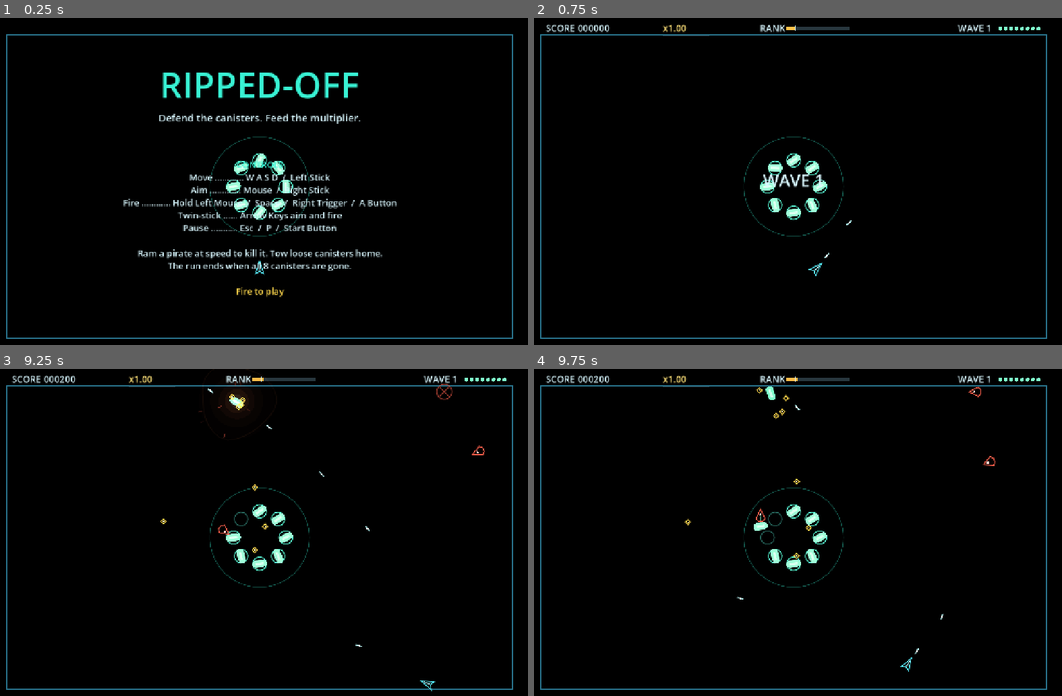
Above: before the commit, frames 1-4 (two rows, left to right).
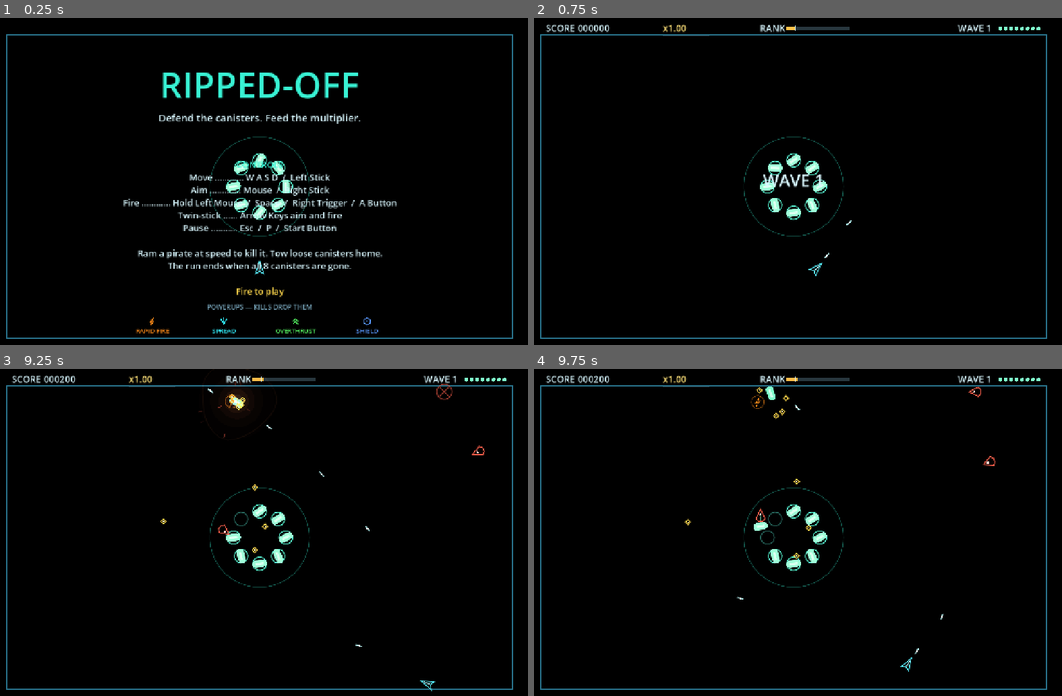
Above: after the commit, the same moments.

Repository: SibioJak/ripped-off
Game: Godot game, scene res://scenes/main.tscn
Same seed, same stepped clock (60 frames per second), same inputs: the game is played once before the commit and once after it. Sound files missing from this copy of the repository are replaced by a short silence.
Inputs (mouse positions are in pixels of both pictures, inside the frame that each line leads up to):
- Up to frame 1 (0.25 s): no input
- Up to frame 2 (0.75 s): tap Enter at 0.5 s; move the mouse to (914, 168) at 0.52 s; press the mouse at (914, 168) at 0.53 s; hold D (move_right) from 0.53 s (still down)
- Up to frame 3 (9.25 s): tap Space at 1.25 s; move the mouse to (153, 555) at 1.27 s; release D (move_right) at 1.28 s; release the mouse at (153, 555) at 1.28 s; hold S (move_down) 1.28-2.03 s; tap Down (aim_down) at 1.35, 5.85 s; click (153, 555) at 1.55 s; move the mouse to (311, 463) at 2.02 s; press the mouse at (311, 463) at 2.03 s; hold D (move_right) 2.03-2.78 s; tap Left (aim_left) at 2.1, 6.6 s; move the mouse to (232, 604) at 2.77 s; release the mouse at (232, 604) at 2.78 s; hold W (move_up) 2.78-3.53 s; tap Right (aim_right) at 2.85, 7.35 s; click (232, 604) at 3.05 s; move the mouse to (422, 588) at 3.52 s; press the mouse at (422, 588) at 3.53 s; hold A (move_left) 3.53-5.03 s; tap Up (aim_up) at 3.6, 8.1 s; move the mouse to (100, 486) at 4.27 s; release the mouse at (100, 486) at 4.28 s; click (100, 486) at 4.35 s; move the mouse to (285, 539) at 5.02 s; press the mouse at (285, 539) at 5.03 s; hold S (move_down) 5.03-5.78 s; move the mouse to (179, 454) at 5.77 s; release the mouse at (179, 454) at 5.78 s; hold D (move_right) 5.78-6.53 s; click (179, 454) at 6.05 s; move the mouse to (380, 519) at 6.52 s; press the mouse at (380, 519) at 6.53 s; hold W (move_up) 6.53-7.28 s; move the mouse to (153, 555) at 7.27 s; release the mouse at (153, 555) at 7.28 s; hold D (move_right) 7.28-8.03 s; click (153, 555) at 7.55 s; move the mouse to (311, 463) at 8.02 s; press the mouse at (311, 463) at 8.03 s; hold S (move_down) 8.03-8.78 s; move the mouse to (232, 604) at 8.77 s; release the mouse at (232, 604) at 8.78 s; hold A (move_left) from 8.78 s (still down); click (232, 604) at 8.85 s
- Up to frame 4 (9.75 s): move the mouse to (956, 588) at 9.52 s; release A (move_left) at 9.53 s; press the mouse at (956, 588) at 9.53 s; hold W (move_up) from 9.53 s (still down)

The runs differ from the first frame. In frame 1, 0.5% of the frame differs, in the area x 25-72%, y 87-97%; in frame 2, nothing differs; in frame 3, less than 0.1%; in frame 4, less than 0.1%.

Commit message:
M5 temp powerups: four timed drops, one active, shield absorb
Kills drop a pickup (12%, max one uncollected on the field);
boss death always drops one. Rapid halves the fire interval,
Spread fans one shot into three, Overthrust raises the speed
cap x1.35, Shield eats one lethal hit with no death costs.
One shared glyph implementation (PowerupDefs.draw_glyph) feeds
the field pickup, the HUD chip and the title legend; drops roll
on a dedicated per-run-seeded RNG. Death clears the powerup.

Diff:
--- a/scripts/hud.gd
+++ b/scripts/hud.gd
@@ -23,6 +23,10 @@
 var boss_bar_label: String = ""
 var boss_bar_frac: float = 1.0 # hull fraction remaining, 0..1
 var boss_bar_close_bonus: bool = false # player inside the proximity band
+var powerup_id: String = "" # active powerup ("" = none): HUD chip
+var powerup_name: String = ""
+var powerup_color: Color = Color.WHITE
+var powerup_frac: float = 0.0 # remaining timer fraction, 0..1
 
 const MODE_TITLE: int = 0
 const MODE_RUNNING: int = 1
@@ -78,6 +82,19 @@
 		Tuning.COLOR_STEAL_FLASH.lerp(Tuning.COLOR_SHARD, 1.0 - rank))
 	var floor_x: float = rx + 62.0 + rank_w * clampf(rank_floor, 0.0, 1.0)
 	draw_rect(Rect2(floor_x - 1.0, 17.0, 2.0, 14.0), Tuning.COLOR_TEXT)
+	# Powerup chip (M5): the shared glyph, the name, and a
+	# remaining-time bar — between the RANK bar and the wave
+	# readout, clear of the boss bar's centred label.
+	if powerup_id != "":
+		var chip_x: float = 800.0
+		PowerupDefs.draw_glyph(self, powerup_id,
+			Vector2(chip_x + 10.0, 25.0), 0.85)
+		_text(Vector2(chip_x + 26.0, 32.0), powerup_name, 18,
+			powerup_color)
+		draw_rect(Rect2(chip_x + 26.0, 38.0, 96.0, 4.0),
+			Color(Tuning.COLOR_TEXT_DIM, 0.35))
+		draw_rect(Rect2(chip_x + 26.0, 38.0,
+			96.0 * clampf(powerup_frac, 0.0, 1.0), 4.0), powerup_color)
 	_text(Vector2(1030.0, 32.0), "WAVE %d" % wave, 22, Tuning.COLOR_TEXT)
 	# Canister pips.
 	for i: int in range(Tuning.SLOT_COUNT):
@@ -136,6 +153,21 @@
 			col = Tuning.COLOR_SHARD
 		_text_center(Vector2(cx, y), line, 21, col)
 		y += 30.0
+	# Powerup legend (M5): the four glyphs with their names, drawn
+	# with the SAME PowerupDefs implementation the field pickups
+	# and the HUD chip use — learn the symbols here, read them
+	# at speed in the run.
+	_text_center(Vector2(cx, y + 6.0), "POWERUPS — KILLS DROP THEM",
+		16, Tuning.COLOR_TEXT_DIM)
+	var ids: Array[String] = PowerupDefs.type_ids()
+	var cell_w: float = 170.0
+	var first_cx: float = cx - cell_w * float(ids.size() - 1) * 0.5
+	for i: int in range(ids.size()):
+		var cell_cx: float = first_cx + cell_w * float(i)
+		PowerupDefs.draw_glyph(self, ids[i],
+			Vector2(cell_cx, y + 34.0), 0.9)
+		_text_center(Vector2(cell_cx, y + 62.0),
+			PowerupDefs.name_of(ids[i]), 15, PowerupDefs.color_of(ids[i]))
 
 
 func _draw_gameover() -> void:
--- a/scripts/main.gd
+++ b/scripts/main.gd
@@ -35,6 +35,7 @@
 var bullets: Array[Bullet] = []
 var enemy_bullets: Array[EnemyBullet] = []
 var shards: Array[Shard] = []
+var pickups: Array[Powerup] = []
 var director: SpawnDirector = null
 var fx: LightFx = null
 var hud: Hud = null
@@ -49,6 +50,10 @@
 var _banner_t: float = 0.0
 var _font: Font = null
 var _rng: RandomNumberGenerator = RandomNumberGenerator.new()
+# Powerup drops roll on their OWN generator, seeded per run (the
+# music director's pattern): runs deal different drop sequences,
+# and the harness can pin the seed for a deterministic one.
+var _drop_rng: RandomNumberGenerator = RandomNumberGenerator.new()
 
 
 # --- Setup ---------------------------------------------------------------
@@ -131,6 +136,7 @@
 	fx.clear()
 	_run_count += 1
 	music.begin_run(20261018 + _run_count * 7919)
+	_drop_rng.seed = 20261018 + _run_count * 104729
 	sfx.play("ui_start", player.global_position)
 	director.start_wave(wave)
 	_show_banner("WAVE 1")
@@ -211,6 +217,9 @@
 	for s: Shard in shards:
 		s.queue_free()
 	shards.clear()
+	for pk: Powerup in pickups:
+		pk.queue_free()
+	pickups.clear()
 	_debris.clear()
 	_popups.clear()
 
@@ -276,6 +285,9 @@
 		bosses.erase(b)
 	var paid: int = add_score(Tuning.boss_score_value(b.tier))
 	_add_rank(Tuning.BOSS_KILL_RANK_GAIN)
+	# The guaranteed drop: a boss kill ALWAYS leaves a powerup,
+	# exempt from the one-on-field cap on random drops.
+	spawn_powerup_drop(b.global_position, roll_powerup_type())
 	_spawn_shards(b.global_position, Tuning.BOSS_SHARD_FOUNTAIN)
 	_spawn_debris(b.global_position, Tuning.COLOR_BOSS, 12)
 	spawn_popup(b.global_position, "DREADNOUGHT DOWN +%d" % paid,
@@ -317,7 +329,14 @@
 
 
 func _on_player_fired(from: Vector2, dir: Vector2) -> void:
-	spawn_bullet(from, dir)
+	if player.has_powerup("spread"):
+		# Spread: the one fired signal fans out into 3 bullets —
+		# centre and facing rotated by the Tuning angle each way.
+		spawn_bullet(from, dir.rotated(-Tuning.POWERUP_SPREAD_ANGLE))
+		spawn_bullet(from, dir)
+		spawn_bullet(from, dir.rotated(Tuning.POWERUP_SPREAD_ANGLE))
+	else:
+		spawn_bullet(from, dir)
 	sfx.play("shot", from) # throttled inside the sfx director
 
 
@@ -434,11 +453,21 @@
 	if award:
 		add_score(p.score_value())
 		_add_rank(Tuning.RANK_GAIN_KILL)
+	_maybe_roll_powerup_drop(p.global_position)
 	p.queue_free()
 
 
 func kill_player() -> void:
 	if not player.alive or player.is_invincible():
+		return
+	# SHIELD: an active shield eats the hit BEFORE any death cost
+	# lands — no multiplier slash, no rank bleed, no bullet-cancel,
+	# no tow drop. Both kill paths (enemy bullet, contact) run
+	# through here, so both are covered by this one hook.
+	if player.try_consume_shield():
+		fx.burst(player.global_position, Tuning.COLOR_POWERUP_SHIELD,
+			LightFx.Size.SMALL)
+		sfx.play("tow_latch", player.global_position)
 		return
 	fx.burst(player.global_position, Tuning.COLOR_PLAYER,
 		LightFx.Size.PLAYER_DEATH)
@@ -450,6 +479,58 @@
 	multiplier = maxf(1.0, multiplier * Tuning.MULT_DEATH_FACTOR)
 	_add_rank(-Tuning.RANK_BLEED_DEATH)
 	player.respawn_t = Tuning.PLAYER_RESPAWN_TIME
+
+
+# --- Powerup drops (M5) ---------------------------------------------------------
+
+## Pin the drop sequence (the harness's determinism lever; live
+## runs reseed per run in start_run).
+func reseed_drop_rng(p_seed: int) -> void:
+	_drop_rng.seed = p_seed
+
+
+## Uniform roll over the four powerup types, from the drop RNG.
+func roll_powerup_type() -> String:
+	var ids: Array[String] = PowerupDefs.type_ids()
+	return ids[_drop_rng.randi_range(0, ids.size() - 1)]
+
+
+## Put a drop on the field at `at`, drifting slowly off the point.
+func spawn_powerup_drop(at: Vector2, type_id: String) -> Powerup:
+	var pk: Powerup = Powerup.new()
+	add_child(pk)
+	var drift: Vector2 = Vector2.from_angle(_drop_rng.randf() * TAU) \
+		* _drop_rng.randf_range(Tuning.POWERUP_DRIFT_MIN,
+			Tuning.POWERUP_DRIFT_MAX)
+	pk.setup(at, type_id, drift)
+	pickups.append(pk)
+	return pk
+
+
+## The random drop on a pirate kill: 12%, and ONLY while no
+## uncollected pickup sits on the field — one at a time, so a
+## drop is an event, not litter. (The boss guarantee above is
+## exempt; it calls spawn_powerup_drop directly.)
+func _maybe_roll_powerup_drop(at: Vector2) -> void:
+	if not pickups.is_empty():
+		return
+	if _drop_rng.randf() < Tuning.POWERUP_DROP_CHANCE:
+		spawn_powerup_drop(at, roll_powerup_type())
+
+
+## Collection: the pickup REPLACES whatever powerup is running
+## (fresh full timer, in the Player's own state), announced by a
+## popup naming it, a light burst in its colour, and the pickup
+## note — recovery_small lifted a pitch-step so it reads as
+## "module gained", not as a small canister deposit.
+func collect_powerup(pk: Powerup) -> void:
+	var at: Vector2 = pk.global_position
+	var type_id: String = pk.type_id
+	player.activate_powerup(type_id)
+	var col: Color = PowerupDefs.color_of(type_id)
+	spawn_popup(at, PowerupDefs.name_of(type_id), col)
+	fx.burst(at, col, LightFx.Size.SPARK)
+	sfx.play("recovery_small", at, 1.3)
 
 
 ## Every live enemy bullet converts into a salvage shard where it
@@ -586,6 +667,19 @@
 			shards.erase(s)
 			s.queue_free()
 			collect_shard()
+
+	# Powerup drops drift and expire; flying over one collects it.
+	var pickups_now: Array[Powerup] = pickups.duplicate()
+	for pk: Powerup in pickups_now:
+		pk.step(delta)
+		if pk.expired():
+			pickups.erase(pk)
+			pk.queue_free()
+		elif player.alive and pk.global_position.distance_to(
+				player.global_position) <= Tuning.POWERUP_PICKUP_RADIUS:
+			pickups.erase(pk)
+			collect_powerup(pk)
+			pk.queue_free()
 
 	# Wave and run endings.
 	if canisters_remaining() <= 0:
@@ -871,6 +965,15 @@
 		for bb: Boss in bosses:
 			live_boss = bb
 			break
+	# Powerup chip: the active powerup's id, name, colour and
+	# remaining-timer fraction, fed from the Player's state.
+	hud.powerup_id = player.powerup_id
+	if player.powerup_id != "":
+		hud.powerup_name = PowerupDefs.name_of(player.powerup_id)
+		hud.powerup_color = PowerupDefs.color_of(player.powerup_id)
+		hud.powerup_frac = player.powerup_fraction()
+	else:
+		hud.powerup_frac = 0.0
 	hud.boss_bar_active = live_boss != null
 	hud.boss_bar_close_bonus = live_boss != null \
 		and live_boss.proximity_active
--- a/scripts/player.gd
+++ b/scripts/player.gd
@@ -20,6 +20,14 @@
 var fire_cd: float = 0.0
 var towed: Canister = null
 
+# The ONE active powerup (M5): its id, seconds left, and the full
+# duration it was picked up with (the HUD chip's timer fraction).
+# A pickup replaces the running powerup with a fresh timer;
+# death clears it and respawning never restores it.
+var powerup_id: String = ""
+var powerup_t: float = 0.0
+var _powerup_dur: float = 0.0
+
 
 func _ready() -> void:
 	z_index = 5
@@ -27,6 +35,60 @@
 
 func speed_now() -> float:
 	return velocity.length()
+
+
+# --- Powerup state (M5) -------------------------------------------------
+
+func activate_powerup(p_type_id: String) -> void:
+	powerup_id = p_type_id
+	_powerup_dur = PowerupDefs.duration_of(p_type_id)
+	powerup_t = _powerup_dur
+
+
+func clear_powerup() -> void:
+	powerup_id = ""
+	powerup_t = 0.0
+	_powerup_dur = 0.0
+
+
+func has_powerup(p_type_id: String) -> bool:
+	return powerup_id == p_type_id
+
+
+## Remaining fraction of the active powerup's timer, 0..1 (the
+## HUD chip bar). 0 when nothing is active.
+func powerup_fraction() -> float:
+	if _powerup_dur <= 0.0:
+		return 0.0
+	return clampf(powerup_t / _powerup_dur, 0.0, 1.0)
+
+
+## The fire interval the gun actually runs at (rapid halves it).
+func effective_fire_interval() -> float:
+	if powerup_id == "rapid":
+		return Tuning.PLAYER_FIRE_INTERVAL * Tuning.POWERUP_RAPID_FIRE_SCALE
+	return Tuning.PLAYER_FIRE_INTERVAL
+
+
+## The top speed the drive targets (overthrust raises it).
+func move_speed_cap() -> float:
+	if powerup_id == "overthrust":
+		return Tuning.PLAYER_SPEED * Tuning.POWERUP_OVERTHRUST_SPEED_SCALE
+	return Tuning.PLAYER_SPEED
+
+
+## Shield check, called by Main.kill_player BEFORE any death
+## cost lands: if the shield is up it eats the hit instead — the
+## shield ends and the ship gets a short invincibility window so
+## the same overlap cannot re-kill on the next frame. Returns
+## true when the hit was absorbed (the player survives untouched).
+func try_consume_shield() -> bool:
+	if powerup_id != "shield":
+		return false
+	clear_powerup()
+	invincible_t = maxf(invincible_t,
+		Tuning.POWERUP_SHIELD_INVINCIBLE_TIME)
+	return true
 
 
 func is_invincible() -> bool:
@@ -43,12 +105,14 @@
 	respawn_t = 0.0
 	fire_cd = 0.0
 	towed = null
+	clear_powerup()
 
 
 func die() -> void:
 	alive = false
 	visible = false
 	velocity = Vector2.ZERO
+	clear_powerup() # death costs the active powerup (design doc)
 	if towed != null:
 		var c: Canister = towed
 		towed = null
@@ -70,6 +134,10 @@
 		return
 	invincible_t = maxf(invincible_t - delta, 0.0)
 	fire_cd = maxf(fire_cd - delta, 0.0)
+	if powerup_t > 0.0:
+		powerup_t = maxf(powerup_t - delta, 0.0)
+		if powerup_t <= 0.0:
+			clear_powerup() # timed out (shield included, if unused)
 
 	var move: Vector2 = Vector2.ZERO
 	var aim: Vector2 = Vector2.ZERO
@@ -93,13 +161,13 @@
 		facing = move.normalized()
 
 	# Direct drive: accelerate hard toward the stick's velocity.
-	var target_vel: Vector2 = move * Tuning.PLAYER_SPEED
+	var target_vel: Vector2 = move * move_speed_cap()
 	velocity = velocity.move_toward(target_vel, Tuning.PLAYER_ACCEL * delta)
 	global_position += velocity * delta
 	global_position = Tuning.clamp_inside(global_position, Tuning.PLAYER_RADIUS)
 
 	if firing and fire_cd <= 0.0:
-		fire_cd = Tuning.PLAYER_FIRE_INTERVAL
+		fire_cd = effective_fire_interval()
 		fired.emit(global_position + facing * (Tuning.PLAYER_RADIUS + 5.0), facing)
 
 	# Invincibility blink.
@@ -122,3 +190,10 @@
 	var core: Color = col.lerp(Color.WHITE, 0.6)
 	draw_line(Vector2(10.0, 0.0), Vector2(-5.0, 0.0), core, 2.0, true)
 	draw_set_transform(Vector2.ZERO, 0.0, Vector2.ONE)
+	# The shield, drawn unrotated around the ship while it is up:
+	# a breathing ring in the shield's own blue.
+	if powerup_id == "shield":
+		var pulse: float = 0.6 + 0.3 * sin(
+			float(Time.get_ticks_msec()) * 0.006)
+		draw_arc(Vector2.ZERO, 21.0, 0.0, TAU, 40,
+			Color(Tuning.COLOR_POWERUP_SHIELD, pulse), 2.0, true)
--- /dev/null
+++ b/scripts/powerup.gd
@@ -0,0 +1,48 @@
+class_name Powerup
+extends Node2D
+## A powerup drop on the field: drifts slowly off the kill point,
+## lives Tuning.POWERUP_LIFETIME seconds, and blinks over the
+## final POWERUP_BLINK_TIME before despawning (the shard cadence).
+## It does NOT home — flying to it is the cost. Collection (and
+## activation on the player) is Main's job; the glyph and colour
+## come from PowerupDefs, the same drawing the HUD and the title
+## legend use.
+
+var type_id: String = ""
+var velocity: Vector2 = Vector2.ZERO
+var life: float = 0.0
+
+var _age: float = 0.0
+
+
+func _ready() -> void:
+	z_index = 3
+
+
+func setup(from: Vector2, p_type_id: String, drift_vel: Vector2) -> void:
+	global_position = from
+	type_id = p_type_id
+	velocity = drift_vel
+	life = Tuning.POWERUP_LIFETIME
+	_age = 0.0
+
+
+func step(delta: float) -> void:
+	_age += delta
+	life -= delta
+	global_position += velocity * delta
+	global_position = Tuning.clamp_inside(global_position, 14.0)
+	queue_redraw()
+
+
+func expired() -> bool:
+	return life <= 0.0
+
+
+func _draw() -> void:
+	if life < Tuning.POWERUP_BLINK_TIME and int(_age * 10.0) % 2 == 0:
+		return # blink off while expiring (the shard pattern)
+	var col: Color = PowerupDefs.color_of(type_id)
+	draw_arc(Vector2.ZERO, 15.0, 0.0, TAU, 32,
+		Color(col, 0.55), 1.5, true)
+	PowerupDefs.draw_glyph(self, type_id, Vector2.ZERO, 1.0)
--- /dev/null
+++ b/scripts/powerup_defs.gd
@@ -0,0 +1,110 @@
+class_name PowerupDefs
+extends RefCounted
+## Powerup definitions AS DATA (the enemy_defs.gd pattern), plus
+## the ONE glyph-drawing implementation. The same glyph, in the
+## same colour, is drawn by the field pickup (powerup.gd), the
+## HUD chip and the title-screen legend — all three call
+## draw_glyph() here, so the symbol a player learns in the field
+## is the symbol on the HUD and in the legend, never a copy.
+
+const IDS: Array[String] = ["rapid", "spread", "overthrust", "shield"]
+
+const DEFS: Dictionary = {
+	"rapid": {
+		"name": "RAPID FIRE",
+		"duration": Tuning.POWERUP_RAPID_DURATION,
+		"color": Tuning.COLOR_POWERUP_RAPID,
+	},
+	"spread": {
+		"name": "SPREAD",
+		"duration": Tuning.POWERUP_SPREAD_DURATION,
+		"color": Tuning.COLOR_POWERUP_SPREAD,
+	},
+	"overthrust": {
+		"name": "OVERTHRUST",
+		"duration": Tuning.POWERUP_OVERTHRUST_DURATION,
+		"color": Tuning.COLOR_POWERUP_OVERTHRUST,
+	},
+	"shield": {
+		"name": "SHIELD",
+		"duration": Tuning.POWERUP_SHIELD_DURATION,
+		"color": Tuning.COLOR_POWERUP_SHIELD,
+	},
+}
+
+
+static func get_def(type_id: String) -> Dictionary:
+	var raw: Variant = DEFS.get(type_id, {})
+	if typeof(raw) == TYPE_DICTIONARY:
+		return (raw as Dictionary).duplicate()
+	return {}
+
+
+static func has_def(type_id: String) -> bool:
+	return DEFS.has(type_id)
+
+
+static func type_ids() -> Array[String]:
+	return IDS.duplicate()
+
+
+static func name_of(type_id: String) -> String:
+	return String(get_def(type_id).get("name", ""))
+
+
+static func duration_of(type_id: String) -> float:
+	return float(get_def(type_id).get("duration", 0.0))
+
+
+static func color_of(type_id: String) -> Color:
+	var c: Variant = get_def(type_id).get("color", Color.WHITE)
+	if typeof(c) == TYPE_COLOR:
+		return c as Color
+	return Color.WHITE
+
+
+## Draw `type_id`'s glyph centred on `center`, scaled by `scl`
+## (glyphs are drawn on a ~20px unit box). Called from _draw()
+## contexts only — `on` is the CanvasItem doing the drawing.
+static func draw_glyph(on: CanvasItem, type_id: String,
+		center: Vector2, scl: float) -> void:
+	var col: Color = color_of(type_id)
+	match type_id:
+		"rapid":
+			# Lightning bolt: a closed zig-zag outline.
+			var bolt: PackedVector2Array = PackedVector2Array([
+				center + Vector2(3.0, -10.0) * scl,
+				center + Vector2(-4.5, 1.5) * scl,
+				center + Vector2(-0.5, 1.5) * scl,
+				center + Vector2(-3.0, 10.0) * scl,
+				center + Vector2(4.5, -1.5) * scl,
+				center + Vector2(0.5, -1.5) * scl,
+				center + Vector2(3.0, -10.0) * scl])
+			on.draw_polyline(bolt, col, 2.0, true)
+		"spread":
+			# Triple fan: three rays out of one hub (the glyph
+			# fans wider than the real +/-0.15 rad — a symbol,
+			# not a scale drawing).
+			var hub: Vector2 = center + Vector2(0.0, 7.0) * scl
+			for a: float in [-0.55, 0.0, 0.55]:
+				var tip: Vector2 = hub \
+					+ Vector2(sin(a), -cos(a)) * 15.0 * scl
+				on.draw_line(hub, tip, col, 2.0, true)
+				on.draw_circle(tip, 1.6 * scl, col)
+			on.draw_circle(hub, 2.0 * scl, col)
+		"overthrust":
+			# Double chevron pointing up: boost, stacked.
+			for dy: float in [-3.5, 3.5]:
+				var chev: PackedVector2Array = PackedVector2Array([
+					center + Vector2(-6.5, dy + 3.5) * scl,
+					center + Vector2(0.0, dy - 3.5) * scl,
+					center + Vector2(6.5, dy + 3.5) * scl])
+				on.draw_polyline(chev, col, 2.0, true)
+		"shield":
+			# Hexagon with a core dot: a shell around the ship.
+			var hex: PackedVector2Array = PackedVector2Array()
+			for i: int in range(7):
+				var a: float = TAU * float(i % 6) / 6.0 - PI * 0.5
+				hex.append(center + Vector2.from_angle(a) * 9.0 * scl)
+			on.draw_polyline(hex, col, 2.0, true)
+			on.draw_circle(center, 2.0 * scl, col)
--- a/scripts/tuning.gd
+++ b/scripts/tuning.gd
@@ -114,6 +114,29 @@
 const ENEMY_BULLET_SPEED: float = 340.0
 const ENEMY_BULLET_RADIUS: float = 4.0
 const ENEMY_BULLET_LIFE: float = 4.0
+
+# --- Powerups (M5: temp drops; ONE active at a time) ------------------------------
+## Kills drop a pickup; flying over it replaces whatever powerup
+## is running with a fresh full timer. Death clears it. The set
+## is data in powerup_defs.gd; every number lives here.
+const POWERUP_DROP_CHANCE: float = 0.12 # per pirate kill, field clear
+const POWERUP_LIFETIME: float = 9.0 # seconds a drop sits before despawning
+const POWERUP_BLINK_TIME: float = 2.0 # blink-out warning over the final stretch
+const POWERUP_PICKUP_RADIUS: float = 26.0 # player centre to pickup centre
+const POWERUP_DRIFT_MIN: float = 15.0 # drop drift speed off the kill point
+const POWERUP_DRIFT_MAX: float = 45.0
+const POWERUP_RAPID_DURATION: float = 10.0
+const POWERUP_SPREAD_DURATION: float = 10.0
+const POWERUP_OVERTHRUST_DURATION: float = 8.0
+const POWERUP_SHIELD_DURATION: float = 8.0
+const POWERUP_RAPID_FIRE_SCALE: float = 0.5 # fire interval x this (rapid)
+const POWERUP_SPREAD_ANGLE: float = 0.15 # rad: outer bullets off facing (spread)
+const POWERUP_OVERTHRUST_SPEED_SCALE: float = 1.35 # top speed x this
+const POWERUP_SHIELD_INVINCIBLE_TIME: float = 1.0 # grace after a shield eats a hit
+const COLOR_POWERUP_RAPID: Color = Color(1.0, 0.55, 0.1, 1.0) # orange bolt
+const COLOR_POWERUP_SPREAD: Color = Color(0.2, 0.95, 1.0, 1.0) # cyan fan
+const COLOR_POWERUP_OVERTHRUST: Color = Color(0.35, 1.0, 0.4, 1.0) # green arrow
+const COLOR_POWERUP_SHIELD: Color = Color(0.35, 0.6, 1.0, 1.0) # blue hex
 
 # --- Buzz (grazing) -------------------------------------------------------------------
 const BUZZ_RADIUS: float = 46.0 # a near-miss inside this ring pays out
